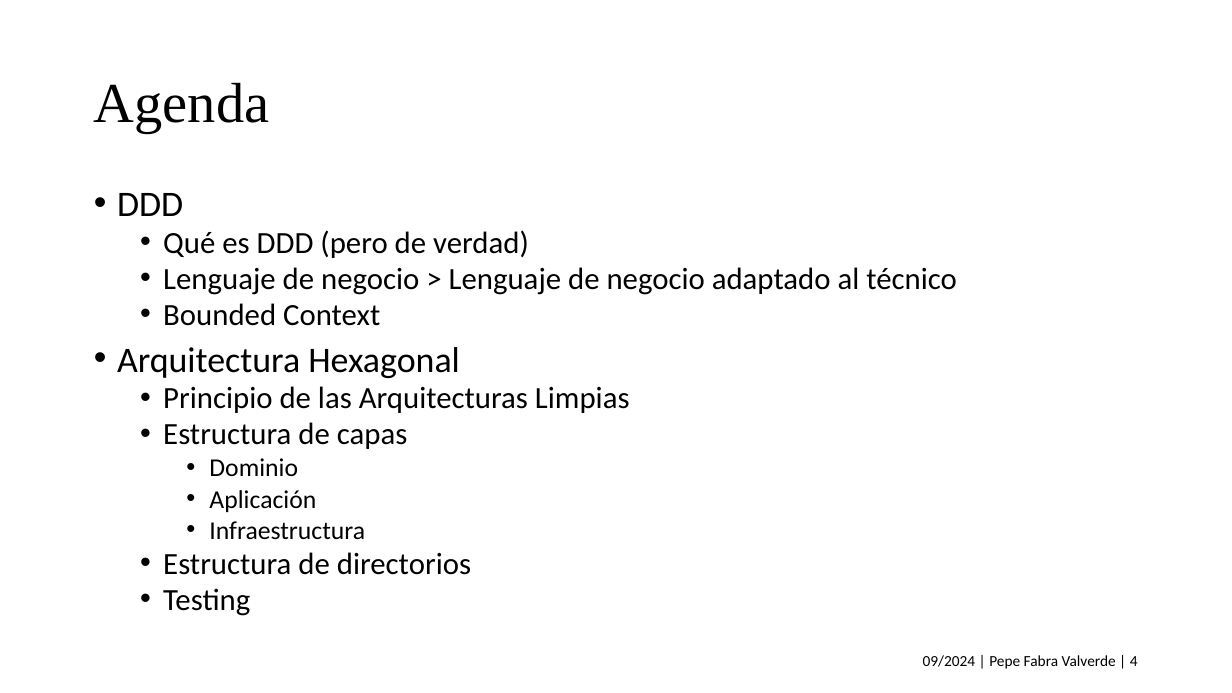
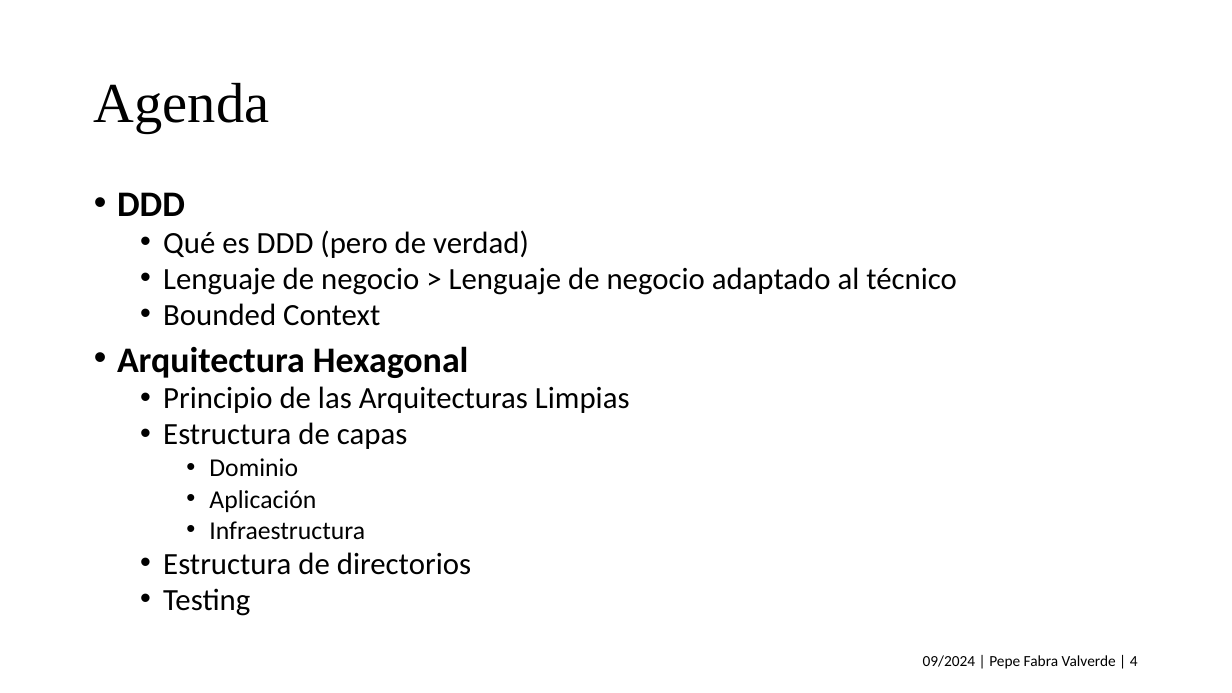
Before and after one commit to jofaval/talks-about, a slide deck: slide 4 of knowledge-sharing/ddd-and-hexagonal-architecture/ddd-and-hexagonal-architecture.es.pptx. Drawn at 1232x693 pixels with LibreOffice and Linux fonts; fonts in the diff are those of the drawing. Boxes give left, top, right and bottom in pixels: in the first picture for what was removed or moved away, otherwise in the second. Text is boxed around its words. In the diff, an @@ line names an element or a change of style, - is before the commit and + after.

```diff
--- a/knowledge-sharing/ddd-and-hexagonal-architecture/ddd-and-hexagonal-architecture.es.pptx
+++ b/knowledge-sharing/ddd-and-hexagonal-architecture/ddd-and-hexagonal-architecture.es.pptx
@@ text at (117,192,469,378): bold on in "DDD", "Arquitectura Hexagonal" @@
```
Also in this commit, not shown: 16 other slides changed, 1 slide added, 1 other file.
